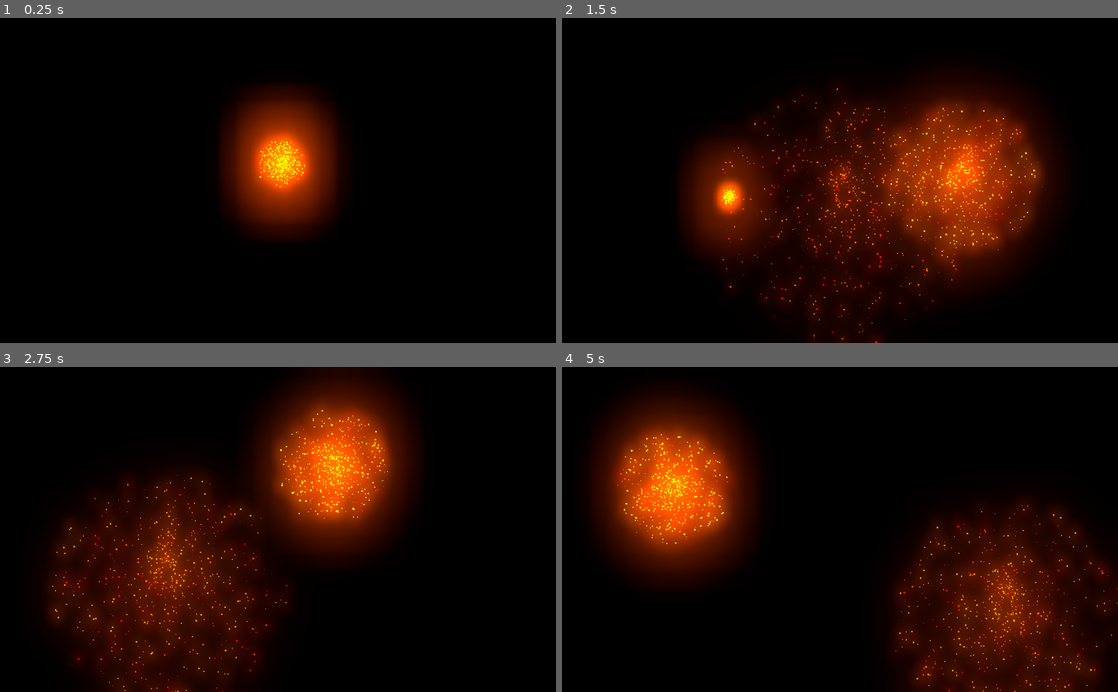
Above: before the commit, frames 1-4 (two rows, left to right).
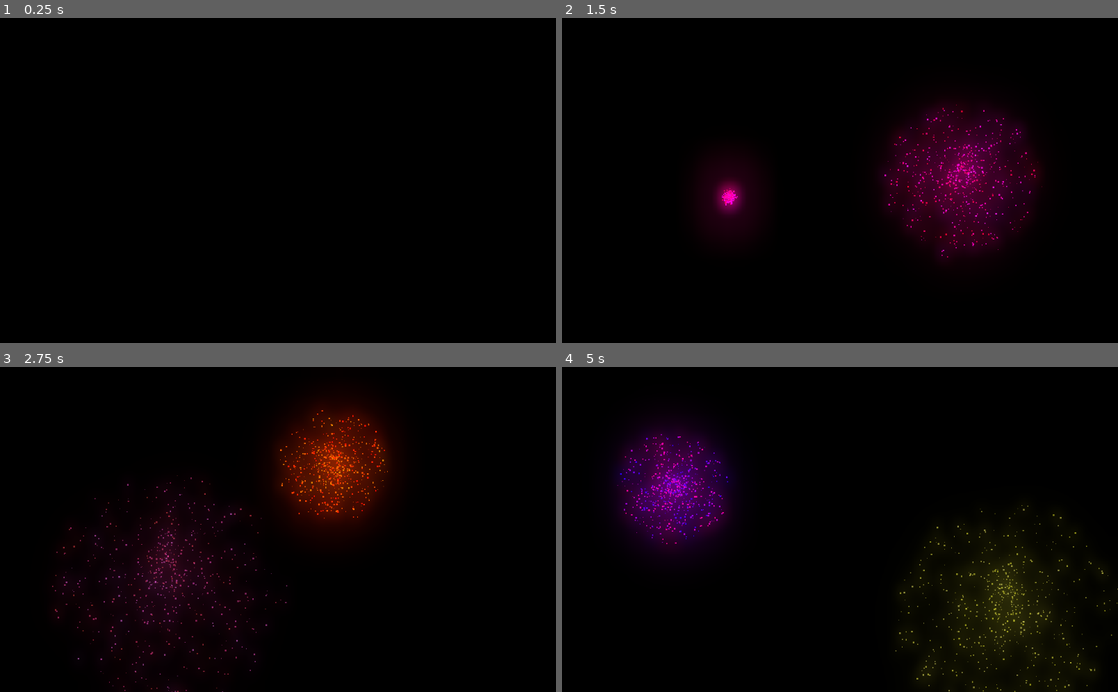
Above: after the commit, the same moments.

Repository: woliveira82/Fireworks
Game: Godot game, scene res://Main.tscn
The game is run twice, just before and just after one commit, with the same random seed, the same clock (stepped at 60 frames per second) and the same inputs.
Inputs (mouse positions are in pixels of both pictures, inside the frame that each line leads up to):
- Up to frame 1 (0.25 s): no input
- Up to frame 2 (1.5 s): move the mouse to (962, 164) at 0.52 s; click (962, 164) at 0.67 s; move the mouse to (728, 196) at 1.27 s; click (728, 196) at 1.42 s
- Up to frame 3 (2.75 s): move the mouse to (333, 458) at 2.02 s; click (333, 458) at 2.17 s
- Up to frame 4 (5 s): move the mouse to (812, 594) at 2.77 s; click (812, 594) at 2.92 s; move the mouse to (1006, 578) at 3.52 s; click (1006, 578) at 3.67 s; move the mouse to (673, 480) at 4.27 s; click (673, 480) at 4.42 s

The runs differ from the first frame. In frame 1, 8.9% of the frame differs, in the area x 39-62%, y 20-69%; in frame 2, 35%, in the area x 21-89%, y 19-100%; in frame 3, 35%; in frame 4, 33%.

Commit message:
feat: random colors

Diff:
--- a/Main.tscn
+++ b/Main.tscn
@@ -1,9 +1,6 @@
-[gd_scene load_steps=5 format=2]
+[gd_scene load_steps=3 format=2]
 
-[ext_resource path="res://scenes/Explosion.tscn" type="PackedScene" id=1]
 [ext_resource path="res://Main.gd" type="Script" id=2]
-
-[sub_resource type="GradientTexture" id=1]
 
 [sub_resource type="Environment" id=2]
 background_mode = 4
@@ -16,15 +13,5 @@
 [node name="Main" type="Node2D"]
 script = ExtResource( 2 )
 
-[node name="Sprite" type="Sprite" parent="."]
-position = Vector2( 523, 266 )
-scale = Vector2( 1.41504, 799.25 )
-texture = SubResource( 1 )
-
-[node name="Explosion" parent="." instance=ExtResource( 1 )]
-position = Vector2( 519, 265 )
-
 [node name="WorldEnvironment" type="WorldEnvironment" parent="."]
 environment = SubResource( 2 )
-
-[editable path="Explosion"]
--- a/project.godot
+++ b/project.godot
@@ -20,4 +20,5 @@
 
 [rendering]
 
+environment/default_clear_color=Color( 0, 0, 0, 1 )
 environment/default_environment="res://default_env.tres"
--- a/scenes/Explosion.gd
+++ b/scenes/Explosion.gd
@@ -8,7 +8,16 @@
 
 func _ready():
 	var sounds = [sound_0, sound_1]
+	var colors = [
+		Color(1.0, 0.0, 0.0, 1.0),
+		Color(0.0, 1.0, 0.0, 1.0),
+		Color(0.0, 0.0, 1.0, 1.0),
+		Color(1.0, 1.0, 0.0, 1.0),
+		Color(0.0, 1.0, 1.0, 1.0),
+		Color(1.0, 0.0, 1.0, 1.0)
+	]
 	particles.one_shot = true
+	particles.color_ramp.colors = [colors[randi() % 6], Color(1.0, 1.0, 1.0, 0.0)]
 	audio_player.stream = sounds[randi() % 2]
 	audio_player.play()
 
--- a/scenes/Explosion.tscn
+++ b/scenes/Explosion.tscn
@@ -3,14 +3,14 @@
 [ext_resource path="res://scenes/Explosion.gd" type="Script" id=1]
 
 [sub_resource type="Gradient" id=1]
+resource_local_to_scene = true
 offsets = PoolRealArray( 0.3, 1 )
-colors = PoolColorArray( 2.5, 0, 0, 1, 1, 0, 0, 0 )
+colors = PoolColorArray( 1, 0, 0, 1, 1, 0, 0, 0 )
 
 [node name="Explosion" type="Node2D"]
 script = ExtResource( 1 )
 
 [node name="CPUParticles2D" type="CPUParticles2D" parent="."]
-modulate = Color( 2.5, 1, 1, 1 )
 amount = 600
 lifetime = 2.0
 explosiveness = 0.95
@@ -21,7 +21,6 @@
 damping = 50.0
 scale_amount = 3.0
 scale_amount_random = 1.0
-color = Color( 2.5, 0, 0, 1 )
 color_ramp = SubResource( 1 )
 hue_variation = 0.15
 hue_variation_random = 0.5
